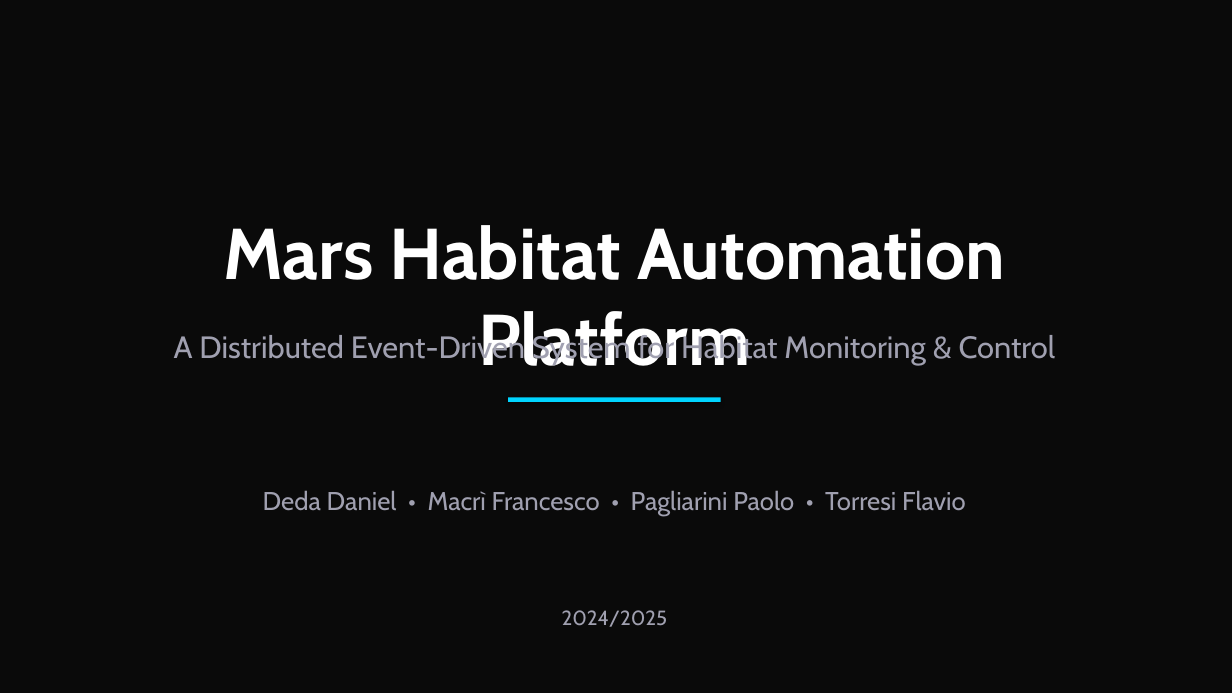
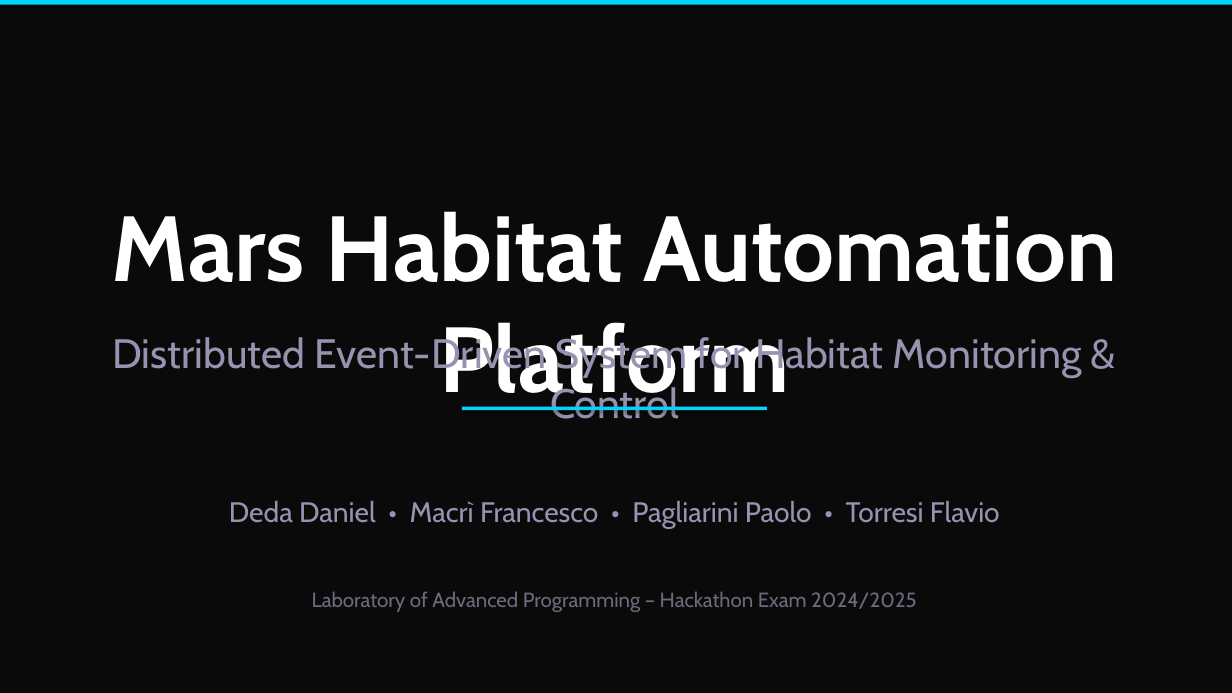
Before and after one commit to paolopagliarini/2063987_WestCompany, a slide deck: slide 1 of booklets/slides/Mars_Habitat_Presentation.pptx. Drawn at 1232x693 pixels with LibreOffice and Linux fonts; fonts in the diff are those of the drawing. Boxes give left, top, right and bottom in pixels: in the first picture for what was removed or moved away, otherwise in the second. Text is boxed around its words. In the diff, an @@ line names an element or a change of style, - is before the commit and + after.

```diff
--- a/booklets/slides/Mars_Habitat_Presentation.pptx
+++ b/booklets/slides/Mars_Habitat_Presentation.pptx
@@ rectangle added at (x1=0, y1=0, x2=1232, y2=5), fill #00D4FF @@
@@ text "Mars Habitat Automation Platform" moved from (x1=223, y1=225, x2=1005, y2=366) to (x1=112, y1=211, x2=1117, y2=412) @@
@@ text "Mars Habitat Automation Platform" at (x1=112, y1=211, x2=1117, y2=412): size 56 to 72 pt @@
@@ text at (x1=112, y1=334, x2=1082, y2=419): text changed; size 24 to 32 pt; text colour #A0A0B0 to #9494B0 @@
-A Distributed Event-Driven System for Habitat Monitoring & Control
+Distributed Event-Driven System for Habitat Monitoring & Control
@@ rectangle resized from (x1=508, y1=397, x2=721, y2=402) to (x1=462, y1=407, x2=767, y2=410) @@
@@ text "Deda Daniel • Macrì Francesco ..." moved from (x1=263, y1=490, x2=966, y2=516) to (x1=229, y1=501, x2=1000, y2=528) @@
@@ text "Deda Daniel • Macrì Francesco ..." at (x1=229, y1=501, x2=1000, y2=528): size 20 to 22 pt, text colour #A0A0B0 to #9494B0 @@
@@ text at (x1=312, y1=591, x2=917, y2=612): text changed; text colour #A0A0B0 to #6B6B80 @@
-2024/2025
+Laboratory of Advanced Programming – Hackathon Exam 2024/2025
```
Also in this commit, not shown: 10 other slides changed, 11 slides added, 9 slides removed, 1 other file.
